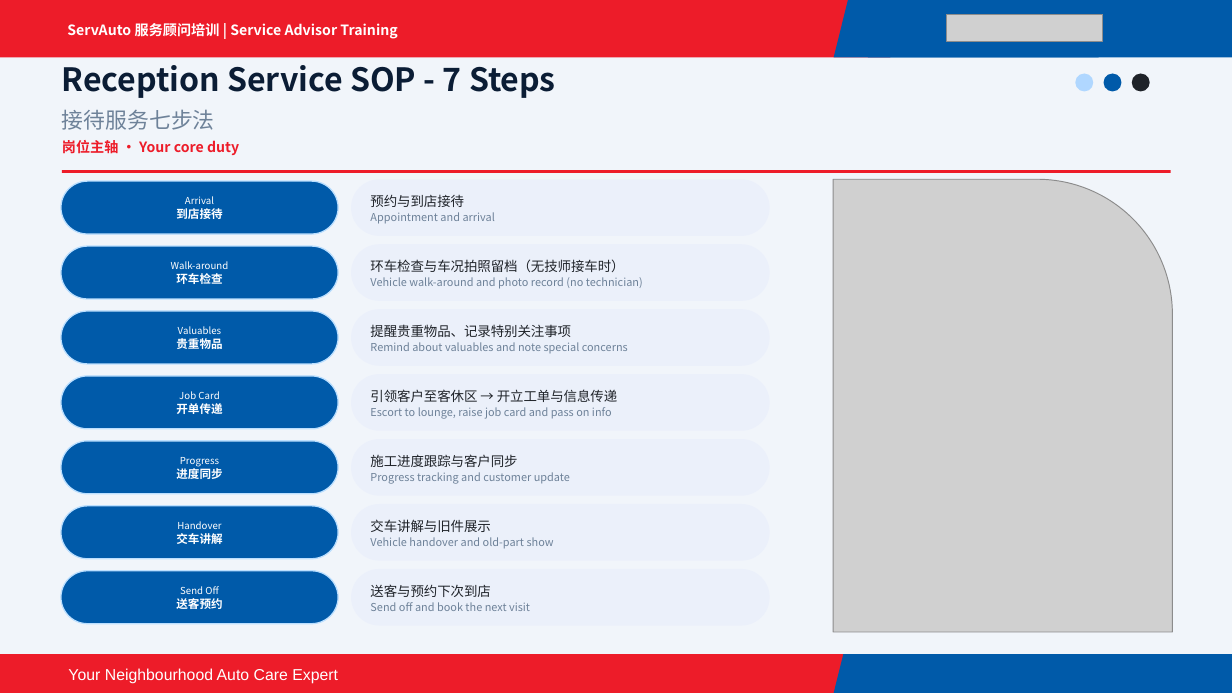
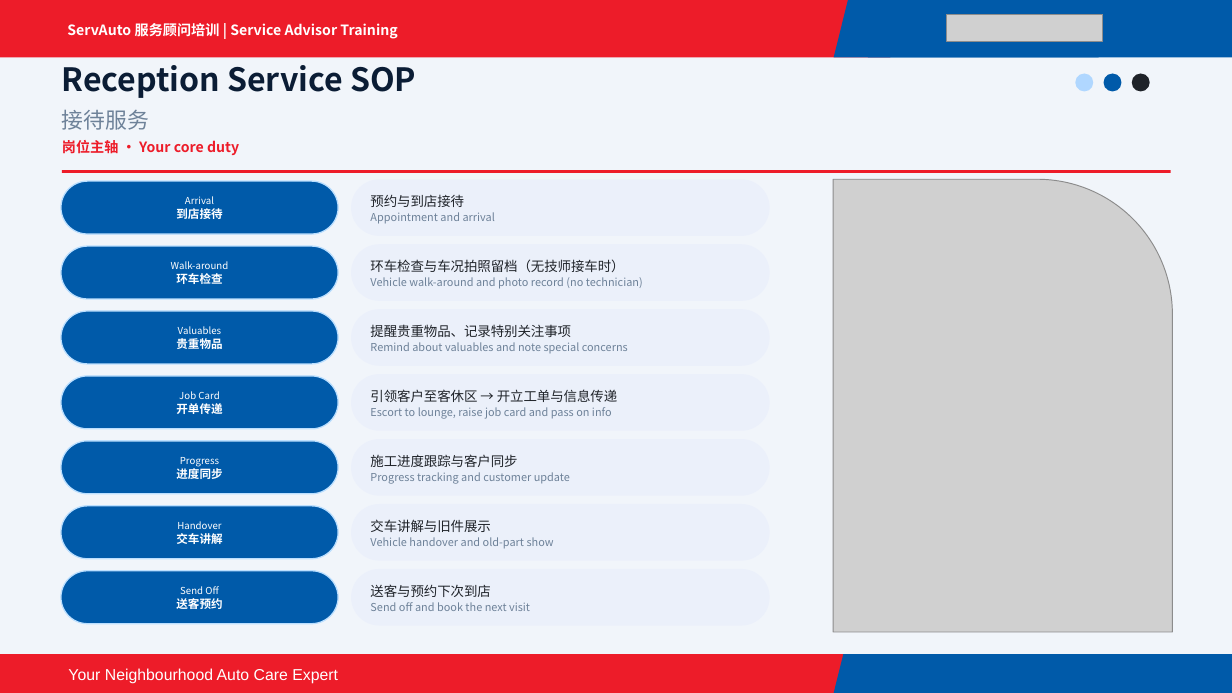
Before and after one commit to fangwei3322-hue/servauto-portal, a slide deck: slide 7 of public/files/training/service-advisor-junior-en-cn.pptx. Drawn at 1232x693 pixels with LibreOffice and Linux fonts; fonts in the diff are those of the drawing; grey boxes stand for pictures. Boxes give left, top, right and bottom in pixels: in the first picture for what was removed or moved away, otherwise in the second. Text is boxed around its words. In the diff, an @@ line names an element or a change of style, - is before the commit and + after.

Commit message:
Update manager and service advisor training decks

```diff
--- a/public/files/training/service-advisor-junior-en-cn.pptx
+++ b/public/files/training/service-advisor-junior-en-cn.pptx
@@ text at box(62, 65, 416, 98): text changed @@
-Reception Service SOP - 7 Steps
+Reception Service SOP
@@ text at box(62, 109, 149, 130): text changed @@
-接待服务七步法
+接待服务
```
Also in this commit, not shown: 1 slide removed, 1 other file.
